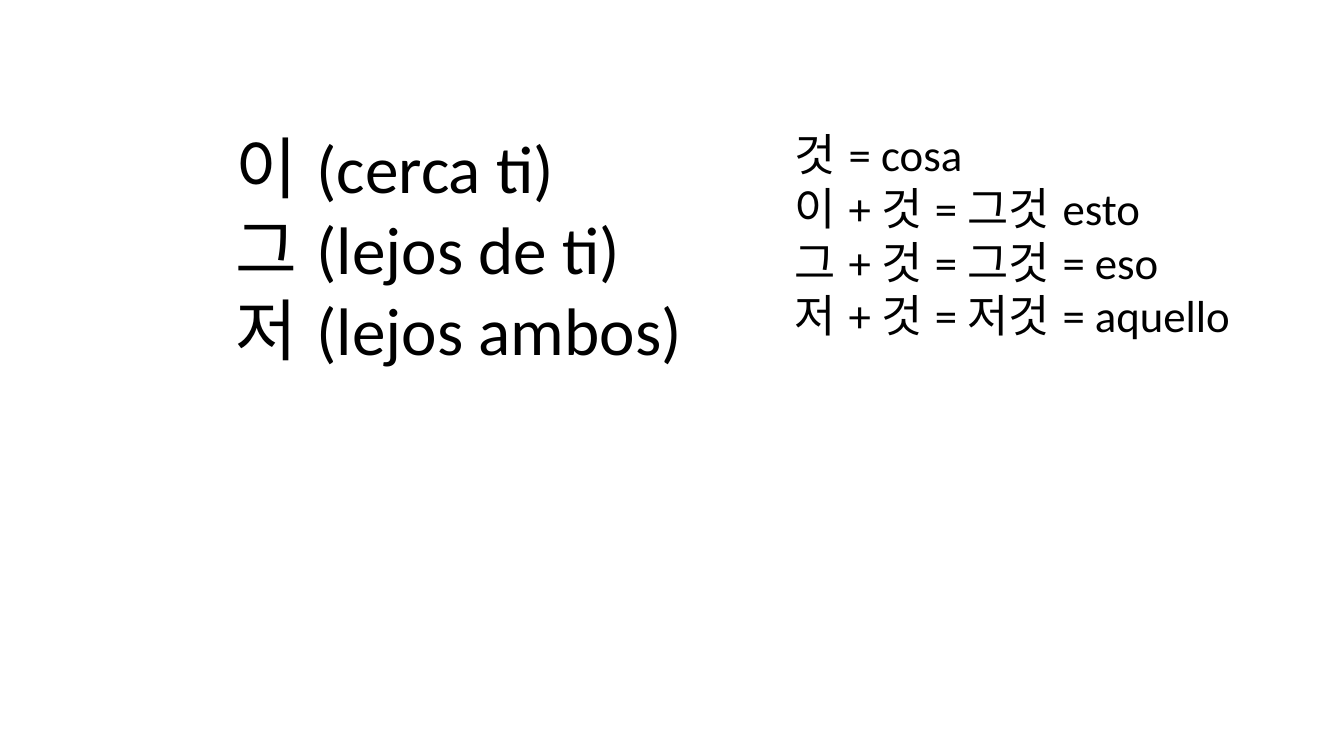
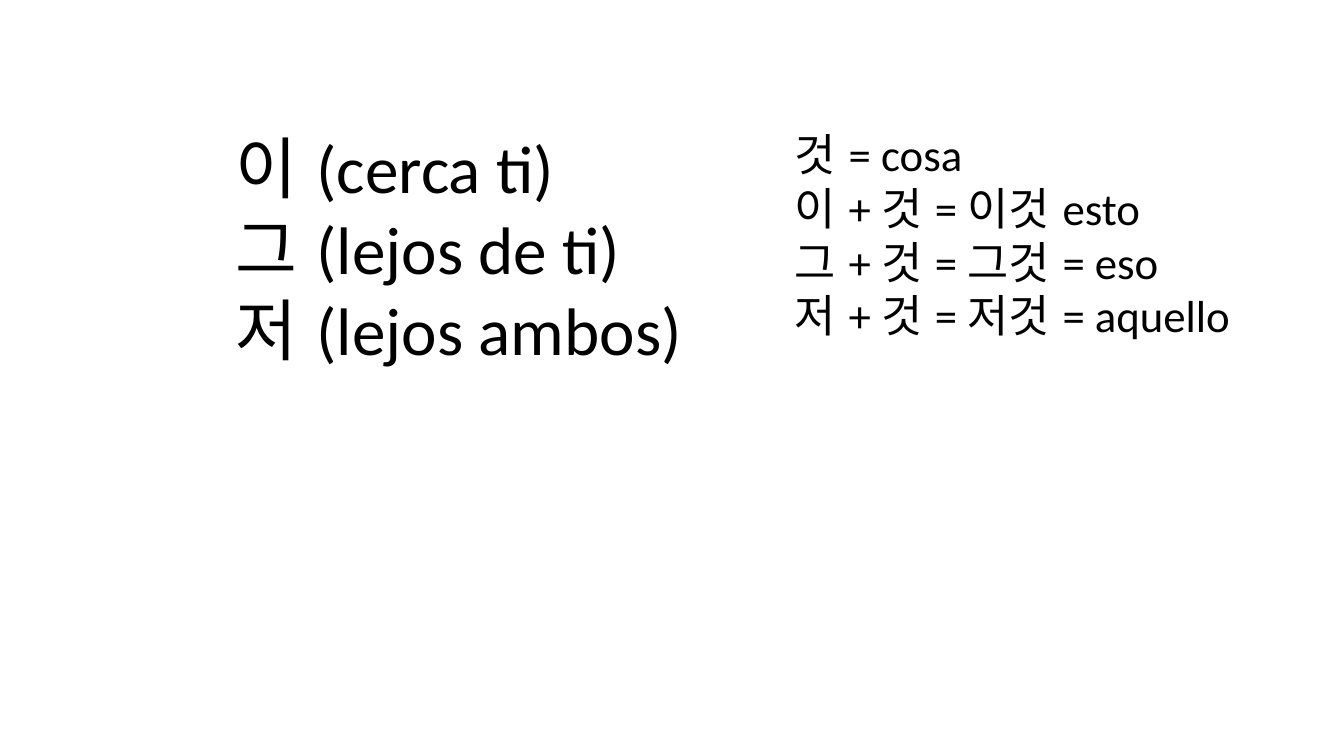
Before and after one commit to academiaseul/ACADEMIASEULWEB, a slide deck: slide 10 of A1_Nivel_1/04_Vida_Diaria/Sesion_04b_Personas_Familia.pptx (slide 37 before the commit). Drawn at 1344x756 pixels with LibreOffice and Linux fonts; fonts in the diff are those of the drawing. Boxes give left, top, right and bottom in pixels: in the first picture for what was removed or moved away, otherwise in the second. Text is boxed around its words. In the diff, an @@ line names an element or a change of style, - is before the commit and + after.

```diff
--- a/A1_Nivel_1/04_Vida_Diaria/Sesion_04b_Personas_Familia.pptx
+++ b/A1_Nivel_1/04_Vida_Diaria/Sesion_04b_Personas_Familia.pptx
@@ text at [795, 188, 1141, 229]: text changed @@
-이 + 것 = 그것 esto
+이 + 것 = 이것 esto
```
Also in this commit, not shown: 4 other slides changed, 3 slides added, 49 slides removed, 20 other files.
